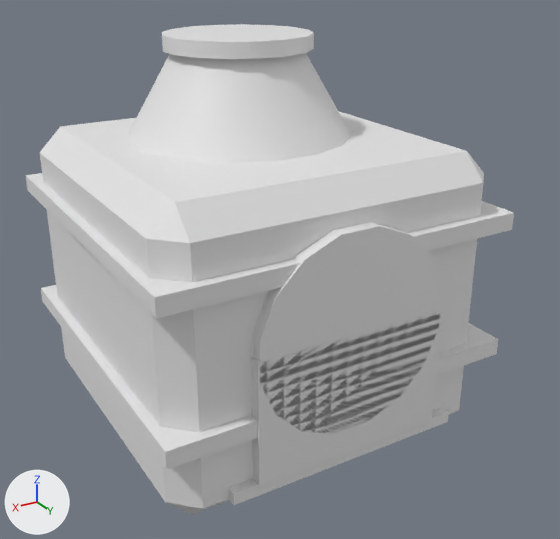
What one commit did to the OBJ model neoforge/src/main/resources/assets/hdfv/models/block/machine/alloy_furnace.obj.
Before and after are seen from a camera (50 mm lens) standing at (1.431, 1.191, 1.217) and looking at (0.473, -0.405, 0.419). The axes (+X, +Y, +Z) are drawn at lower left. The lights are the same throughout. The first picture is the older version. Materials are left out; every surface is plain grey. Where no turn or scale is listed for an object, it has been applied to the vertices.

In view in the first picture: 'alloy_furnace'.
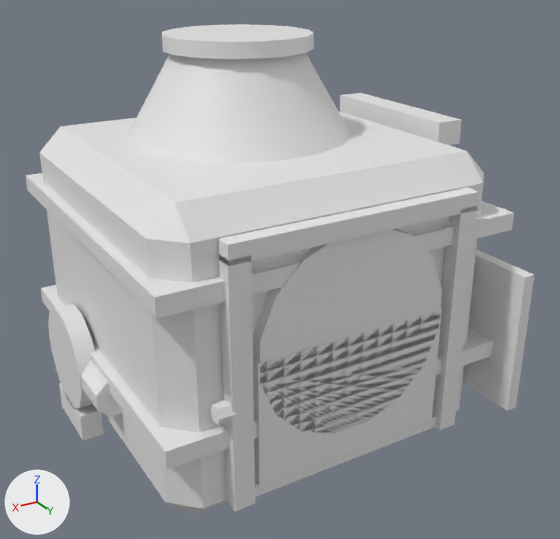
Where the change shows, as pixel boxes (x1, y1, x2, y2) in the pictures (560 x 539 px):
'alloy_furnace', reshaped
    before: (26, 24, 514, 515)
    after: (26, 24, 534, 515)
part 1 of me_alloy_furnace, added
    after: (432, 205, 478, 430)
part 2 of me_alloy_furnace, added
    after: (219, 254, 255, 511)
part 3 of me_alloy_furnace, added
    after: (219, 187, 479, 266)
part 4 of me_alloy_furnace, added
    after: (462, 249, 534, 411)
part 5 of me_alloy_furnace, added
    after: (210, 400, 236, 425)
part 6 of me_alloy_furnace, added
    after: (48, 304, 95, 408)
part 7 of me_alloy_furnace, added
    after: (59, 383, 104, 441)
part 8 of me_alloy_furnace, added
    after: (81, 361, 122, 417)
part 9 of me_alloy_furnace, added
    after: (340, 93, 462, 145)

The change, as a diff of the scene's bpy script:
```diff
--- a/neoforge/src/main/resources/assets/hdfv/models/block/machine/alloy_furnace.obj.py
+++ b/neoforge/src/main/resources/assets/hdfv/models/block/machine/alloy_furnace.obj.py
@@ me_alloy_furnace @@
 # used by ob_alloy_furnace; location = (0.0, 0.0, 0.0)
-me_alloy_furnace.from_pydata(...)  # 152 vertices, 126 faces; spans x 0.038..0.962, y -0.962..-0.031, z 0.0..1.0
+me_alloy_furnace.from_pydata(...)  # 260 vertices, 214 faces; spans x 0.0..1.0, y -0.962..0.038, z 0.0..1.0
+# me_alloy_furnace part 1: a new loose piece, a box spanning x 0.181..0.231, y -0.056..-0.019, z 0.062..0.656
+# me_alloy_furnace part 2: a new loose piece, a box spanning x 0.769..0.819, y -0.056..-0.019, z 0.062..0.656
+# me_alloy_furnace part 3: a new loose piece, a box spanning x 0.181..0.819, y -0.056..-0.019, z 0.644..0.688
+# me_alloy_furnace part 4: a new loose piece, a box spanning x 0.025..0.056, y -0.219..0.038, z 0.094..0.469
+# me_alloy_furnace part 5: a new loose piece, a 6-sided cylinder along x spanning x 0.812..0.85, y -0.059..-0.016, z 0.294..0.331
+# me_alloy_furnace part 6: a new loose piece, a 12-sided cylinder along x spanning x 0.95..1.0, y -0.758..-0.492, z 0.067..0.333
+# me_alloy_furnace part 7: a new loose piece, a box spanning x 0.944..1.0, y -0.719..-0.531, z 0.0..0.075
+# me_alloy_furnace part 8: a new loose piece, an 8-sided cylinder along y spanning x 0.904..0.996, y -0.625..-0.375, z 0.154..0.246
+# me_alloy_furnace part 9: a new loose piece, a box spanning x 0.0..0.075, y -0.719..-0.281, z 0.719..0.781
+# other edits to the shape of me_alloy_furnace do not show in these pictures
```
